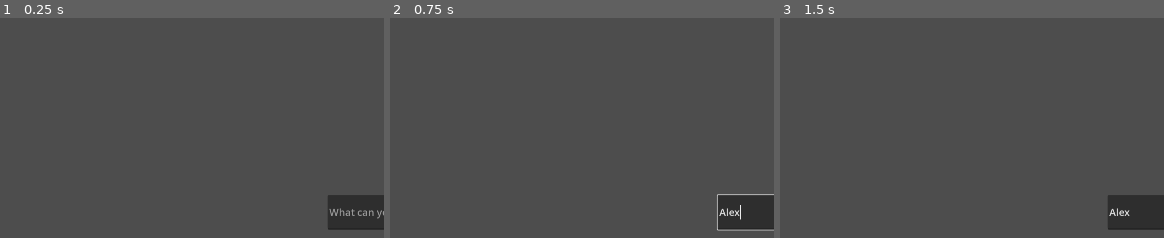
Above: before the commit, frames 1-3 (left to right).
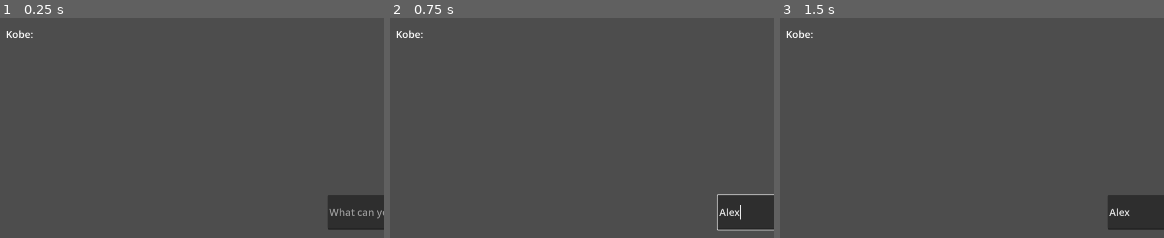
Above: after the commit, the same moments.

Repository: weiyi-boynextdoor/ProjectKobeClient
Game: Godot game, scene res://main_ui.tscn
The game is run twice, just before and just after one commit, with the same random seed, the same clock (stepped at 60 frames per second) and the same inputs.
Inputs (mouse positions are % of the whole screen's width and height, from its top left):
- Up to frame 1 (0.25 s): no input
- Up to frame 2 (0.75 s): click (62, 94) at 0.52 s; type "Alex" at 0.6 s
- Up to frame 3 (1.5 s): click "send" at 1.25 s
The pictures show only the part of the screen within x 0-50%, y 50-100%; the shares and areas given below are measured in that part.

The runs differ from the first frame. In frame 1, 0.1% of the frame differs, in the area x 1-9%, y 5-10%; in frame 2, 0.1%; in frame 3, 0.1%.

Commit message:
send chat message

Diff:
--- a/main_ui.gd
+++ b/main_ui.gd
@@ -5,6 +5,7 @@
 var ws := WebSocketPeer.new()
 var ws_state := WebSocketPeer.STATE_CLOSED
 var connect_timer := 0.0
+var session_id: String = ""
 
 
 func _process(delta: float) -> void:
@@ -26,6 +27,8 @@
 				# create session
 				print("websocket connected, creating session...")
 				ws.send_text(JSON.stringify({"action": "create_session"}))
+			while ws.get_available_packet_count() > 0:
+				process_websocket_message()
 		WebSocketPeer.STATE_CLOSING:
 			$btn_connect.text = "disconnecting..."
 			$btn_connect.disabled = true
@@ -33,11 +36,30 @@
 			connect_timer = 0.0
 			$btn_connect.text = "connect"
 			$btn_connect.disabled = false
+			session_id = ""
+
+
+func process_websocket_message() -> void:
+	var packet := ws.get_packet()
+	var text := packet.get_string_from_utf8()
+	var data: Variant = JSON.parse_string(text)
+
+	if session_id.is_empty():
+		# expect session id
+		if data is Dictionary and data.has("session_id"):
+			session_id = data["session_id"]
+			print("session_id: ", session_id)
+	else:
+		if data is Dictionary and data.get("event") == "text_response":
+			$text_assistant_response.text = "Kobe: " + data.get("content")
 
 
 func _on_btn_send_pressed() -> void:
 	# $audio_player.play()
-	pass
+	if ws_state == WebSocketPeer.STATE_OPEN and session_id != "":
+		var input_text : String = $text_user_input.text.strip_edges()
+		var message := {"action": "chat", "session_id": session_id, "message": input_text}
+		ws.send_text(JSON.stringify(message))
 
 
 func _on_btn_connect_pressed() -> void:
--- a/main_ui.tscn
+++ b/main_ui.tscn
@@ -56,6 +56,12 @@
 offset_right = -492.0
 offset_bottom = 69.63995
 grow_vertical = 2
+theme_override_font_sizes/normal_font_size = 24
+theme_override_font_sizes/bold_font_size = 24
+theme_override_font_sizes/bold_italics_font_size = 24
+theme_override_font_sizes/italics_font_size = 24
+theme_override_font_sizes/mono_font_size = 24
+text = "Kobe: "
 
 [node name="text_user_input" type="LineEdit" parent="." unique_id=1546917745]
 layout_mode = 1
